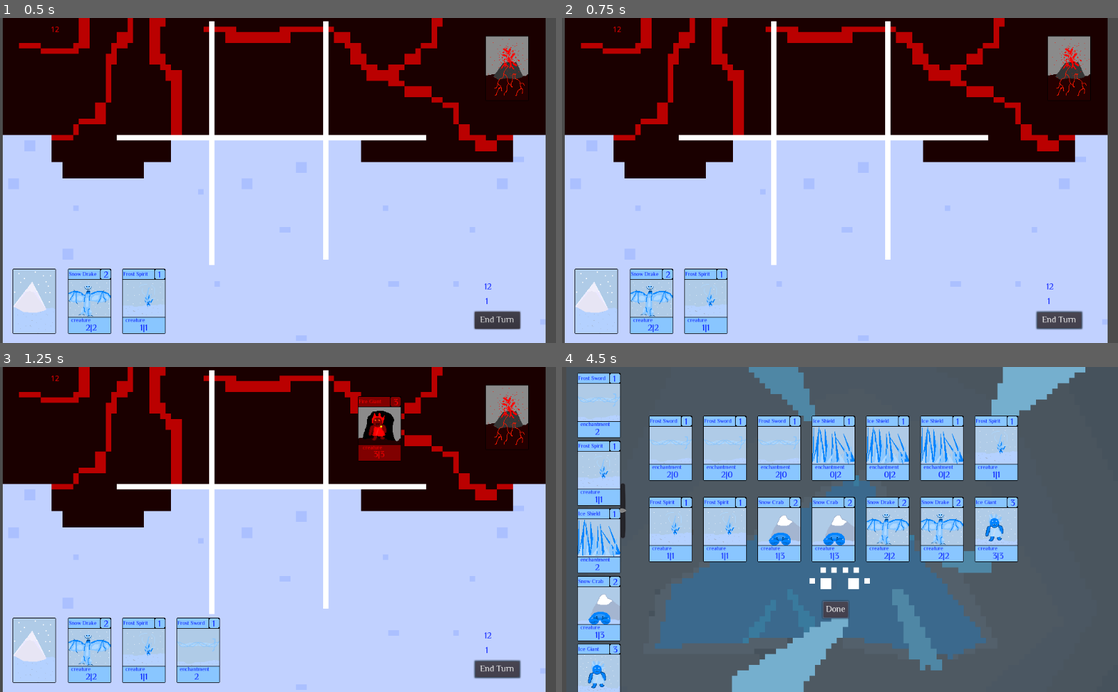
Above: before the commit, frames 1-4 (two rows, left to right).
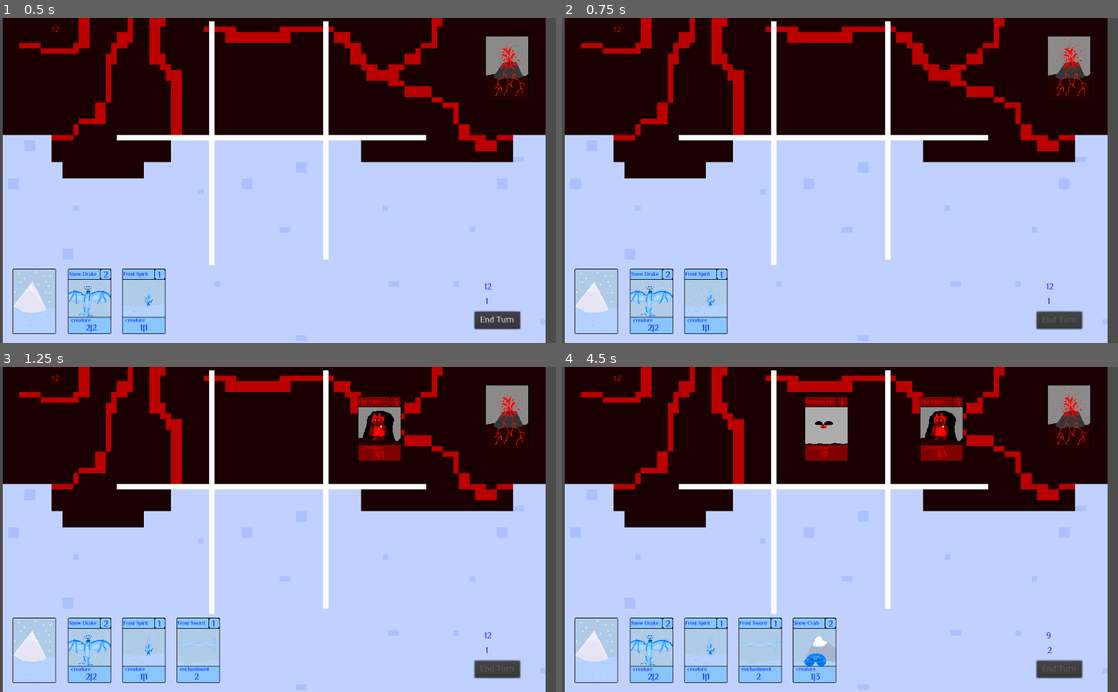
Above: after the commit, the same moments.

Repository: the-alex-g/Frost
Game: Godot game, scene res://Control.tscn
Same seed, same stepped clock (60 frames per second), same inputs: the game is played once before the commit and once after it.
Inputs (mouse positions are in pixels of both pictures, inside the frame that each line leads up to):
- Up to frame 1 (0.5 s): no input
- Up to frame 2 (0.75 s): click "End Turn" at 0.5 s
- Up to frame 3 (1.25 s): no input
- Up to frame 4 (4.5 s): click (1056, 669) at 1.25 s, where only the run before the commit has a clickable "End Turn"; click (1056, 669) at 2 s, where only the run before the commit has a clickable "End Turn"; move the mouse to (717, 542) at 2.77 s; click (717, 542) at 2.92 s; tap Enter at 3.5 s; move the mouse to (828, 542) at 3.52 s; click (828, 542) at 3.67 s; click (834, 610) at 4.25 s, where only the run before the commit has a clickable "Done"

Frame 1 is identical in both runs. In frame 2, less than 0.1% of the frame differs, in the area x 86-93%, y 91-94%; in frame 3, less than 0.1%; in frame 4, 92%, in the area x 0-99%, y 0-100%.

Commit message:
Add instruction scene

Diff:
--- a/Project/Battlefield/Main.gd
+++ b/Project/Battlefield/Main.gd
@@ -1,6 +1,8 @@
 extends Node2D
 
 onready var field = $Battlefield
+onready var player = $Player
+onready var enemy = $Enemy
 var selected = {}
 var index:int = -1
 var phase:String = "Play"
--- a/Project/Main2.gd
+++ b/Project/Main2.gd
@@ -1,6 +1,7 @@
 extends Node2D
 
 onready var music:AudioStreamPlayer = $AudioStreamPlayer
+onready var main = $Battlefield
 signal new_deck(deck)
 signal edit
 signal fight
@@ -10,6 +11,8 @@
 
 func _process(_delta):
 	if Input.is_action_just_pressed("ui_cancel"):
+		main.player.reset()
+		main.enemy.restart()
 		var _error = get_tree().change_scene("res://Main_Menu.tscn")
 
 func _on_CardEdit_deck_ready(deck):
--- a/Project/Main_Menu.gd
+++ b/Project/Main_Menu.gd
@@ -2,7 +2,11 @@
 
 onready var music:AudioStreamPlayer = $AudioStreamPlayer
 onready var pressed:AudioStreamPlayer = $Pressed
-var play:PackedScene = preload("res://Control.tscn")
+onready var instrux:Node2D = $Instrux
+onready var play:Button = $VBoxContainer/Play
+onready var back:Button = $Instrux/Sprite/Back
+onready var Instrux:Button = $VBoxContainer/Instructions
+var scene:PackedScene = preload("res://Control.tscn")
 
 func _ready():
 	music.play()
@@ -10,4 +14,16 @@
 func _on_Play_pressed():
 	pressed.play()
 	yield(get_tree().create_timer(0.5), "timeout")
-	get_tree().change_scene_to(play)
+	var _error = get_tree().change_scene_to(scene)
+
+func _on_Instructions_pressed():
+	instrux.visible = true
+	Instrux.disabled = true
+	play.disabled = true
+	back.disabled = false
+
+func _on_Back_pressed():
+	instrux.visible = false
+	Instrux.disabled = false
+	play.disabled = false
+	back.disabled = true
--- a/Project/Main_Menu.tscn
+++ b/Project/Main_Menu.tscn
@@ -1,10 +1,171 @@
-[gd_scene load_steps=6 format=2]
+[gd_scene load_steps=20 format=2]
 
 [ext_resource path="res://Music/FrostBG.ogg" type="AudioStream" id=1]
 [ext_resource path="res://Resources/LargeFont.tres" type="DynamicFont" id=2]
 [ext_resource path="res://Music/Button_Pressed.wav" type="AudioStream" id=3]
 [ext_resource path="res://Main_Menu.gd" type="Script" id=4]
 [ext_resource path="res://Art/Main_Menu.png" type="Texture" id=5]
+[ext_resource path="res://Resources/Font.tres" type="DynamicFont" id=7]
+[ext_resource path="res://Art/Card.png" type="Texture" id=8]
+[ext_resource path="res://Art/Background.png" type="Texture" id=9]
+
+[sub_resource type="Animation" id=2]
+tracks/0/type = "value"
+tracks/0/path = NodePath("Sprite:frame")
+tracks/0/interp = 1
+tracks/0/loop_wrap = true
+tracks/0/imported = false
+tracks/0/enabled = true
+tracks/0/keys = {
+"times": PoolRealArray( 0 ),
+"transitions": PoolRealArray( 1 ),
+"update": 1,
+"values": [ 0 ]
+}
+
+[sub_resource type="Animation" id=3]
+tracks/0/type = "value"
+tracks/0/path = NodePath("Sprite:frame")
+tracks/0/interp = 1
+tracks/0/loop_wrap = true
+tracks/0/imported = false
+tracks/0/enabled = true
+tracks/0/keys = {
+"times": PoolRealArray( 0 ),
+"transitions": PoolRealArray( 1 ),
+"update": 1,
+"values": [ 1 ]
+}
+
+[sub_resource type="Animation" id=4]
+resource_name = "Ice Beetle"
+tracks/0/type = "value"
+tracks/0/path = NodePath("Sprite:frame")
+tracks/0/interp = 1
+tracks/0/loop_wrap = true
+tracks/0/imported = false
+tracks/0/enabled = true
+tracks/0/keys = {
+"times": PoolRealArray( 0 ),
+"transitions": PoolRealArray( 1 ),
+"update": 1,
+"values": [ 4 ]
+}
+
+[sub_resource type="Animation" id=5]
+tracks/0/type = "value"
+tracks/0/path = NodePath("Sprite:frame")
+tracks/0/interp = 1
+tracks/0/loop_wrap = true
+tracks/0/imported = false
+tracks/0/enabled = true
+tracks/0/keys = {
+"times": PoolRealArray( 0 ),
+"transitions": PoolRealArray( 1 ),
+"update": 1,
+"values": [ 8 ]
+}
+
+[sub_resource type="Animation" id=6]
+tracks/0/type = "value"
+tracks/0/path = NodePath("Sprite:frame")
+tracks/0/interp = 1
+tracks/0/loop_wrap = true
+tracks/0/imported = false
+tracks/0/enabled = true
+tracks/0/keys = {
+"times": PoolRealArray( 0 ),
+"transitions": PoolRealArray( 1 ),
+"update": 1,
+"values": [ 2 ]
+}
+
+[sub_resource type="Animation" id=7]
+resource_name = "Ice Spider"
+tracks/0/type = "value"
+tracks/0/path = NodePath("Sprite:frame")
+tracks/0/interp = 1
+tracks/0/loop_wrap = true
+tracks/0/imported = false
+tracks/0/enabled = true
+tracks/0/keys = {
+"times": PoolRealArray( 0 ),
+"transitions": PoolRealArray( 1 ),
+"update": 1,
+"values": [ 5 ]
+}
+
+[sub_resource type="Animation" id=8]
+resource_name = "Ice Wurm"
+tracks/0/type = "value"
+tracks/0/path = NodePath("Sprite:frame")
+tracks/0/interp = 1
+tracks/0/loop_wrap = true
+tracks/0/imported = false
+tracks/0/enabled = true
+tracks/0/keys = {
+"times": PoolRealArray( 0 ),
+"transitions": PoolRealArray( 1 ),
+"update": 1,
+"values": [ 3 ]
+}
+
+[sub_resource type="Animation" id=9]
+tracks/0/type = "value"
+tracks/0/path = NodePath("Sprite:frame")
+tracks/0/interp = 1
+tracks/0/loop_wrap = true
+tracks/0/imported = false
+tracks/0/enabled = true
+tracks/0/keys = {
+"times": PoolRealArray( 0 ),
+"transitions": PoolRealArray( 1 ),
+"update": 1,
+"values": [ 6 ]
+}
+
+[sub_resource type="Animation" id=10]
+tracks/0/type = "value"
+tracks/0/path = NodePath("Sprite:frame")
+tracks/0/interp = 1
+tracks/0/loop_wrap = true
+tracks/0/imported = false
+tracks/0/enabled = true
+tracks/0/keys = {
+"times": PoolRealArray( 0 ),
+"transitions": PoolRealArray( 1 ),
+"update": 1,
+"values": [ 7 ]
+}
+
+[sub_resource type="Animation" id=11]
+resource_name = "Snow Snail"
+tracks/0/type = "value"
+tracks/0/path = NodePath("Sprite:frame")
+tracks/0/interp = 1
+tracks/0/loop_wrap = true
+tracks/0/imported = false
+tracks/0/enabled = true
+tracks/0/keys = {
+"times": PoolRealArray( 0 ),
+"transitions": PoolRealArray( 1 ),
+"update": 1,
+"values": [ 10 ]
+}
+
+[sub_resource type="Animation" id=12]
+tracks/0/type = "value"
+tracks/0/path = NodePath("Sprite:frame")
+tracks/0/interp = 1
+tracks/0/loop_wrap = true
+tracks/0/imported = false
+tracks/0/enabled = true
+tracks/0/keys = {
+"times": PoolRealArray( 0 ),
+"transitions": PoolRealArray( 1 ),
+"update": 1,
+"values": [ 9 ]
+}
 
 [node name="MainMenu" type="Node2D"]
 script = ExtResource( 4 )
@@ -47,4 +208,299 @@
 __meta__ = {
 "_edit_use_anchors_": false
 }
+
+[node name="Instrux" type="Node2D" parent="."]
+visible = false
+
+[node name="Sprite" type="Sprite" parent="Instrux"]
+position = Vector2( 511.87, 249.028 )
+scale = Vector2( 1.01925, 1 )
+texture = ExtResource( 9 )
+
+[node name="DeckEdit" type="Node2D" parent="Instrux/Sprite"]
+position = Vector2( -183.412, 230.547 )
+
+[node name="Sprite" type="Sprite" parent="Instrux/Sprite/DeckEdit"]
+texture = ExtResource( 8 )
+vframes = 2
+hframes = 6
+
+[node name="Name" type="Label" parent="Instrux/Sprite/DeckEdit/Sprite"]
+modulate = Color( 0, 0.0901961, 1, 1 )
+margin_left = -38.3773
+margin_top = -57.8868
+margin_right = -10.3773
+margin_bottom = -40.8868
+custom_fonts/font = ExtResource( 7 )
+text = "Frost Spirit"
+__meta__ = {
+"_edit_use_anchors_": false
+}
+
+[node name="Type" type="Label" parent="Instrux/Sprite/DeckEdit/Sprite"]
+modulate = Color( 0, 0.0901961, 1, 1 )
+margin_left = -34.0544
+margin_top = 27.4901
+margin_right = -6.05442
+margin_bottom = 44.4901
+custom_fonts/font = ExtResource( 7 )
+text = "creature"
+__meta__ = {
+"_edit_use_anchors_": false
+}
+
+[node name="Cost" type="Label" parent="Instrux/Sprite/DeckEdit/Sprite"]
+modulate = Color( 0, 0.0901961, 1, 1 )
+margin_left = 25.5943
+margin_top = -60.5459
+margin_right = 34.5943
+margin_bottom = -34.5459
+custom_fonts/font = ExtResource( 2 )
+text = "1"
+__meta__ = {
+"_edit_use_anchors_": false
+}
+
+[node name="Stats" type="Label" parent="Instrux/Sprite/DeckEdit/Sprite"]
+modulate = Color( 0, 0.0901961, 1, 1 )
+margin_left = -7.15247
+margin_top = 36.7272
+margin_right = 19.8475
+margin_bottom = 62.7272
+custom_fonts/font = ExtResource( 2 )
+text = "1|1"
+__meta__ = {
+"_edit_use_anchors_": false
+}
+
+[node name="AnimationPlayer" type="AnimationPlayer" parent="Instrux/Sprite/DeckEdit"]
+"anims/Frost Spirit" = SubResource( 2 )
+"anims/Frost Sword" = SubResource( 3 )
+"anims/Ice Beetle" = SubResource( 4 )
+"anims/Ice Giant" = SubResource( 5 )
+"anims/Ice Shield" = SubResource( 6 )
+"anims/Ice Spider" = SubResource( 7 )
+"anims/Ice Wurm" = SubResource( 8 )
+"anims/Snow Crab" = SubResource( 9 )
+"anims/Snow Drake" = SubResource( 10 )
+"anims/Snow Snail" = SubResource( 11 )
+anims/Yeti = SubResource( 12 )
+
+[node name="AudioStreamPlayer" type="AudioStreamPlayer" parent="Instrux/Sprite/DeckEdit"]
+stream = ExtResource( 3 )
+volume_db = 10.0
+
+[node name="Label" type="Label" parent="Instrux/Sprite"]
+modulate = Color( 0, 0.0901961, 1, 1 )
+margin_left = -113.097
+margin_top = 236.631
+margin_right = 41.9031
+margin_bottom = 262.631
+custom_fonts/font = ExtResource( 2 )
+text = "---Your hand is here---"
+__meta__ = {
+"_edit_use_anchors_": false
+}
+
+[node name="Label2" type="Label" parent="Instrux/Sprite"]
+modulate = Color( 0, 0.0901961, 1, 1 )
+margin_left = -299.708
+margin_top = 133.382
+margin_right = -25.7077
+margin_bottom = 159.382
+custom_fonts/font = ExtResource( 2 )
+text = "To play a card, click the card you want..."
+__meta__ = {
+"_edit_use_anchors_": false
+}
+
+[node name="Label3" type="Label" parent="Instrux/Sprite"]
+modulate = Color( 0, 0.0901961, 1, 1 )
+margin_left = -150.323
+margin_top = -22.7502
+margin_right = 123.677
+margin_bottom = 3.2498
+custom_fonts/font = ExtResource( 2 )
+text = "And click in one of these three zones."
+__meta__ = {
+"_edit_use_anchors_": false
+}
+
+[node name="Label4" type="Label" parent="Instrux/Sprite"]
+modulate = Color( 0, 0.0901961, 1, 1 )
+margin_left = 355.668
+margin_top = 209.895
+margin_right = 426.668
+margin_bottom = 264.895
+custom_fonts/font = ExtResource( 2 )
+text = "Health: 12
+Mana: 1"
+__meta__ = {
+"_edit_use_anchors_": false
+}
+
+[node name="Label6" type="Label" parent="Instrux/Sprite"]
+modulate = Color( 0, 0.0901961, 1, 1 )
+margin_left = 148.246
+margin_top = 20.4215
+margin_right = 440.246
+margin_bottom = 75.4215
+custom_fonts/font = ExtResource( 2 )
+text = "Creatures go in any of the three slots,
+and enchantments give creatures bonuses.
+Play enchantments on creatures on the battlefield
+to make them stronger!"
+__meta__ = {
+"_edit_use_anchors_": false
+}
+
+[node name="Label5" type="Label" parent="Instrux/Sprite"]
+modulate = Color( 0, 0.0901961, 1, 1 )
+margin_left = 125.817
+margin_top = 293.784
+margin_right = 337.817
+margin_bottom = 319.784
+custom_fonts/font = ExtResource( 2 )
+text = "To end your turn, click here. ->"
+__meta__ = {
+"_edit_use_anchors_": false
+}
+
+[node name="Button" type="Button" parent="Instrux/Sprite"]
+margin_left = 348.18
+margin_top = 290.645
+margin_right = 423.18
+margin_bottom = 322.645
+custom_fonts/font = ExtResource( 2 )
+text = "End Turn"
+__meta__ = {
+"_edit_use_anchors_": false
+}
+
+[node name="Back" type="Button" parent="Instrux/Sprite"]
+margin_left = -57.3302
+margin_top = -127.249
+margin_right = 17.6698
+margin_bottom = -95.2493
+custom_fonts/font = ExtResource( 2 )
+text = "Back"
+__meta__ = {
+"_edit_use_anchors_": false
+}
+
+[node name="Card" type="Sprite" parent="Instrux"]
+position = Vector2( 111.33, 476.425 )
+texture = ExtResource( 8 )
+vframes = 2
+hframes = 6
+
+[node name="Label" type="Label" parent="Instrux/Card"]
+modulate = Color( 0, 0.0901961, 1, 1 )
+margin_left = -49.6706
+margin_top = -117.832
+margin_right = 33.3294
+margin_bottom = -91.8317
+custom_fonts/font = ExtResource( 2 )
+text = "---A Card---"
+__meta__ = {
+"_edit_use_anchors_": false
+}
+
+[node name="Stats" type="Label" parent="Instrux/Card"]
+modulate = Color( 0, 0.0901961, 1, 1 )
+margin_left = -7.15247
+margin_top = 35.1051
+margin_right = 19.8475
+margin_bottom = 61.1051
+custom_fonts/font = ExtResource( 2 )
+text = "1|1"
+__meta__ = {
+"_edit_use_anchors_": false
+}
+
+[node name="Stats2" type="Label" parent="Instrux/Card"]
+modulate = Color( 0, 0.0901961, 1, 1 )
+margin_left = -53.3657
+margin_top = 62.833
+margin_right = 50.6343
+margin_bottom = 88.833
+custom_fonts/font = ExtResource( 2 )
+text = "Damage|Health"
+__meta__ = {
+"_edit_use_anchors_": false
+}
+
+[node name="Name" type="Label" parent="Instrux/Card"]
+modulate = Color( 0, 0.0901961, 1, 1 )
+margin_left = -38.3773
+margin_top = -57.8868
+margin_right = -10.3773
+margin_bottom = -40.8868
+custom_fonts/font = ExtResource( 7 )
+text = "Frost Spirit"
+__meta__ = {
+"_edit_use_anchors_": false
+}
+
+[node name="Name2" type="Label" parent="Instrux/Card"]
+modulate = Color( 0, 0.0901961, 1, 1 )
+margin_left = -37.9372
+margin_top = -86.9351
+margin_right = 7.06281
+margin_bottom = -60.9351
+custom_fonts/font = ExtResource( 2 )
+text = "Name"
+__meta__ = {
+"_edit_use_anchors_": false
+}
+
+[node name="Type" type="Label" parent="Instrux/Card"]
+modulate = Color( 0, 0.0901961, 1, 1 )
+margin_left = -35.2261
+margin_top = 27.197
+margin_right = -7.22606
+margin_bottom = 44.197
+custom_fonts/font = ExtResource( 7 )
+text = "creature"
+__meta__ = {
+"_edit_use_anchors_": false
+}
+
+[node name="Type2" type="Label" parent="Instrux/Card"]
+modulate = Color( 0, 0.0901961, 1, 1 )
+margin_left = -78.1252
+margin_top = 22.0332
+margin_right = -20.1252
+margin_bottom = 48.0332
+custom_fonts/font = ExtResource( 2 )
+text = "Type"
+__meta__ = {
+"_edit_use_anchors_": false
+}
+
+[node name="Cost" type="Label" parent="Instrux/Card"]
+modulate = Color( 0, 0.0901961, 1, 1 )
+margin_left = 25.5943
+margin_top = -60.5459
+margin_right = 34.5943
+margin_bottom = -34.5459
+custom_fonts/font = ExtResource( 2 )
+text = "1"
+__meta__ = {
+"_edit_use_anchors_": false
+}
+
+[node name="Cost2" type="Label" parent="Instrux/Card"]
+modulate = Color( 0, 0.0901961, 1, 1 )
+margin_left = 44.2634
+margin_top = -62.532
+margin_right = 75.2634
+margin_bottom = -36.532
+custom_fonts/font = ExtResource( 2 )
+text = "Cost"
+__meta__ = {
+"_edit_use_anchors_": false
+}
+[connection signal="pressed" from="VBoxContainer/Instructions" to="." method="_on_Instructions_pressed"]
 [connection signal="pressed" from="VBoxContainer/Play" to="." method="_on_Play_pressed"]
+[connection signal="pressed" from="Instrux/Sprite/Back" to="." method="_on_Back_pressed"]
--- a/Project/Player/Player.gd
+++ b/Project/Player/Player.gd
@@ -5,6 +5,7 @@
 onready var healthtext:Label = $Health
 onready var pressed:AudioStreamPlayer = $AudioStreamPlayer
 onready var draw_card:AudioStreamPlayer = $AudioStreamPlayer2
+onready var end_turn:Button = $Button
 var cards:PackedScene = preload("res://Player/Cards/Card.tscn")
 var decksize:int = -1
 var type:int
@@ -86,15 +87,18 @@
 		mana = 3
 	if cards_in_hand.size() < 7:
 		drawcards(1)
+	end_turn.disabled = false
 
 func _on_Button_pressed():
 	pressed.play()
+	end_turn.disabled = true
 	yield(get_tree().create_timer(0.5), "timeout")
 	emit_signal("next_pressed")
 
 func _on_Main_damage_done_to_player(damage):
 	health -= damage
 	if health <= 0:
+		end_turn.disabled = false
 		emit_signal("fight_over")
 
 func _on_Main_new_deck(newdeck):
Not shown: 1 places in Project/Control.tscn that only renumber resources
